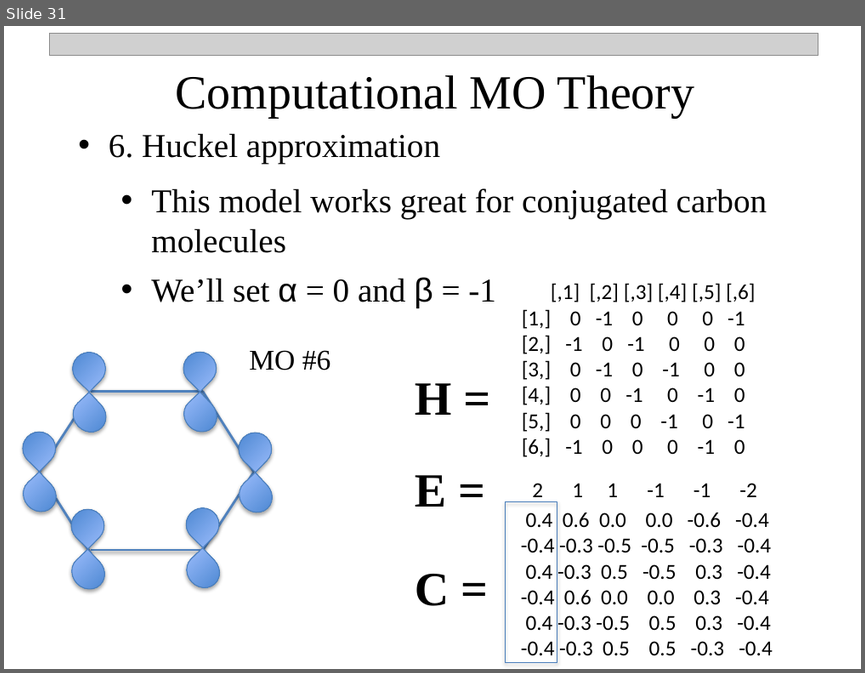
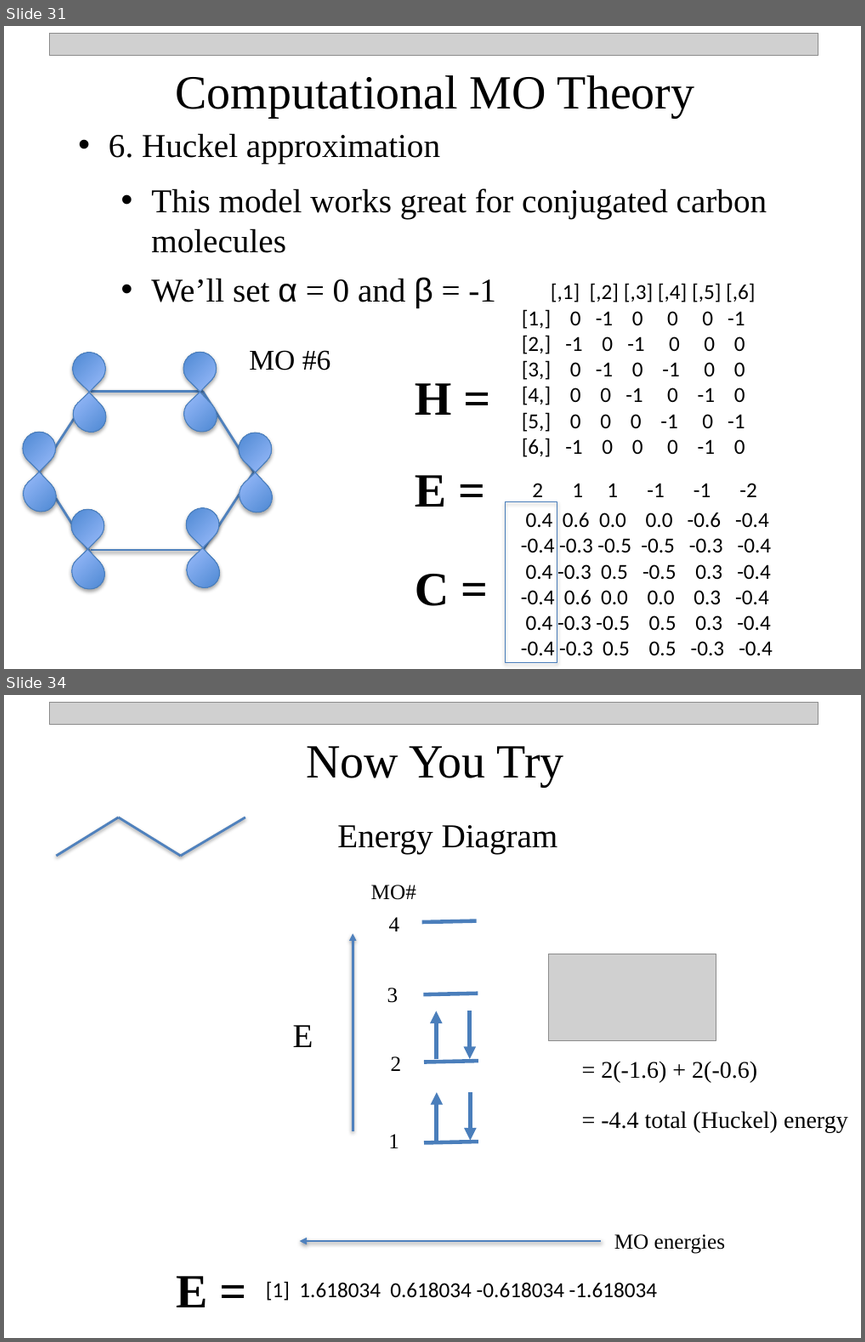
Before and after one commit to npetraco/CHE302, a slide deck: Notes/9_MO_Theory.pptx. Shown one above the other, each under a label of ours: slide 31 before the commit, slides 31 and 34 after it; the slides between them are not shown. The pictures are 865x673 and 865x1342 pixels, drawn with LibreOffice and Linux fonts; fonts in the diff are those of the drawing; grey boxes stand for pictures. Boxes give left, top, right and bottom in pixels: in the first picture for what was removed or moved away, otherwise in the second. Text is boxed around its words. In the diff, an @@ line names an element or a change of style, - is before the commit and + after.

```diff
--- a/Notes/9_MO_Theory.pptx
+++ b/Notes/9_MO_Theory.pptx
@@ slide 34 added at box(4, 695, 861, 1338), background #FFFFFF @@
@@ picture added at box(49, 702, 818, 724) @@
@@ text added at box(306, 746, 564, 786), 40 pt, text #000000 @@
+Now You Try
@@ line added from (56, 855) to (118, 817), #4F81BD 2 pt @@
@@ line added from (118, 817) to (181, 855), #4F81BD 2 pt @@
@@ line added from (181, 855) to (245, 817), #4F81BD 2 pt @@
@@ text added at box(337, 825, 558, 854), 28 pt, text #000000 @@
+Energy Diagram
@@ text added at box(371, 885, 416, 900), 18 pt, text #000000 @@
+MO#
@@ text added at box(389, 917, 400, 931), 18 pt, text #000000 @@
+4
@@ line added from (422, 922) to (476, 921), #4B7EBC 3.25 pt @@
@@ arrow added from (352, 1130) to (352, 933), #4F81BD 2 pt @@
@@ picture added at box(549, 953, 716, 1041) @@
@@ text added at box(387, 987, 398, 1003), 18 pt, text #000000 @@
+3
@@ line added from (424, 994) to (477, 993), #4B7EBC 3.25 pt @@
@@ text added at box(293, 1025, 313, 1047), 28 pt, text #000000 @@
+E
@@ arrow added from (436, 1059) to (436, 1011), #4B7EBC 3.5 pt @@
@@ arrow added from (469, 1011) to (469, 1059), #4B7EBC 3.5 pt @@
@@ text added at box(391, 1056, 402, 1071), 18 pt, text #000000 @@
+2
@@ line added from (424, 1061) to (478, 1061), #4B7EBC 3.25 pt @@
@@ text added at box(601, 1061, 757, 1083), 20 pt, text #000000 @@
+= 2(-1.6) + 2(-0.6)
@@ arrow added from (437, 1140) to (437, 1092), #4B7EBC 3.5 pt @@
@@ arrow added from (470, 1092) to (470, 1140), #4B7EBC 3.5 pt @@
@@ text added at box(601, 1111, 848, 1132), 20 pt, text #000000 @@
+= -4.4 total (Huckel) energy
@@ text added at box(388, 1134, 399, 1148), 18 pt, text #000000 @@
+1
@@ line added from (424, 1142) to (478, 1141), #4B7EBC 3.25 pt @@
@@ arrow added from (602, 1241) to (300, 1241), #4F81BD 2 pt @@
@@ text added at box(614, 1234, 725, 1253), 18 pt, text #000000 @@
+MO energies
@@ text added at box(176, 1276, 207, 1307), 40 pt, text #000000, bold @@
+E =
@@ text added at box(266, 1281, 657, 1300), 18 pt, text #000000 @@
+[1] 1.618034 0.618034 -0.618034 -1.618034
```
Also in this commit, not shown: 2 slides changed, 3 other slides added, 3 other files.
